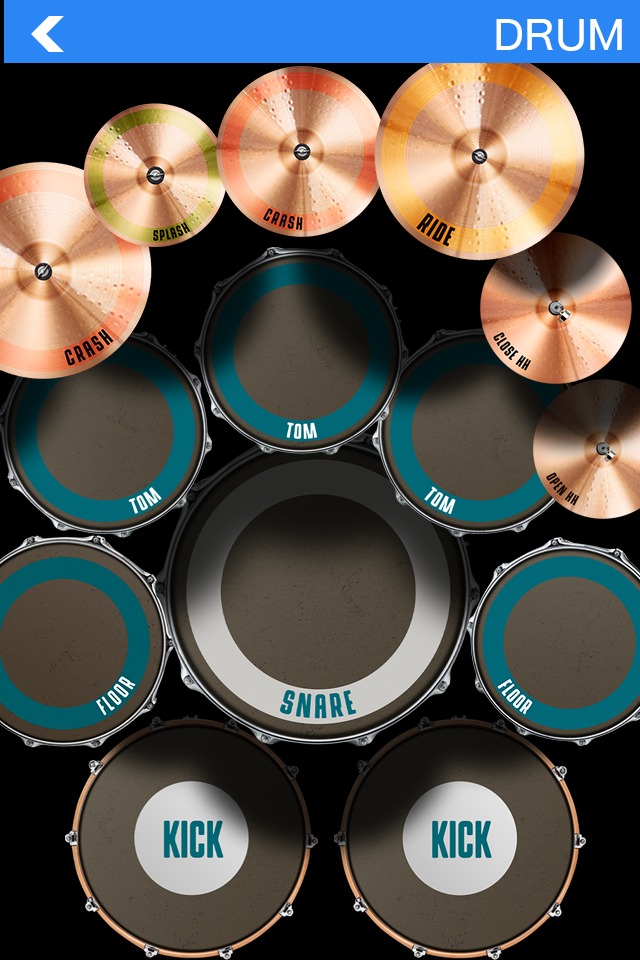
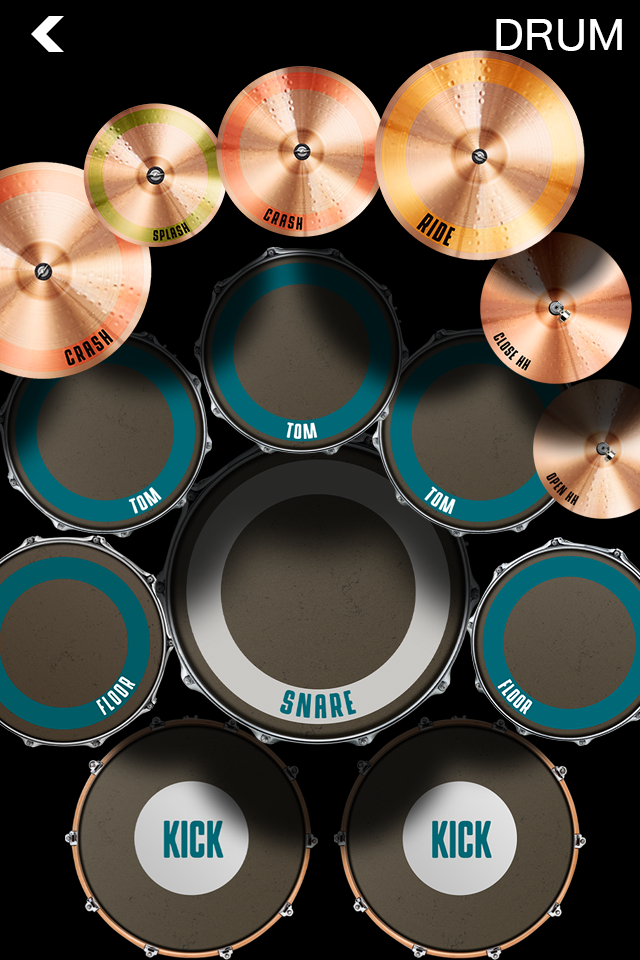
Layers edited between the first and the second (640, 960) image:
hid "bar" over (4, 0, 640, 63)
